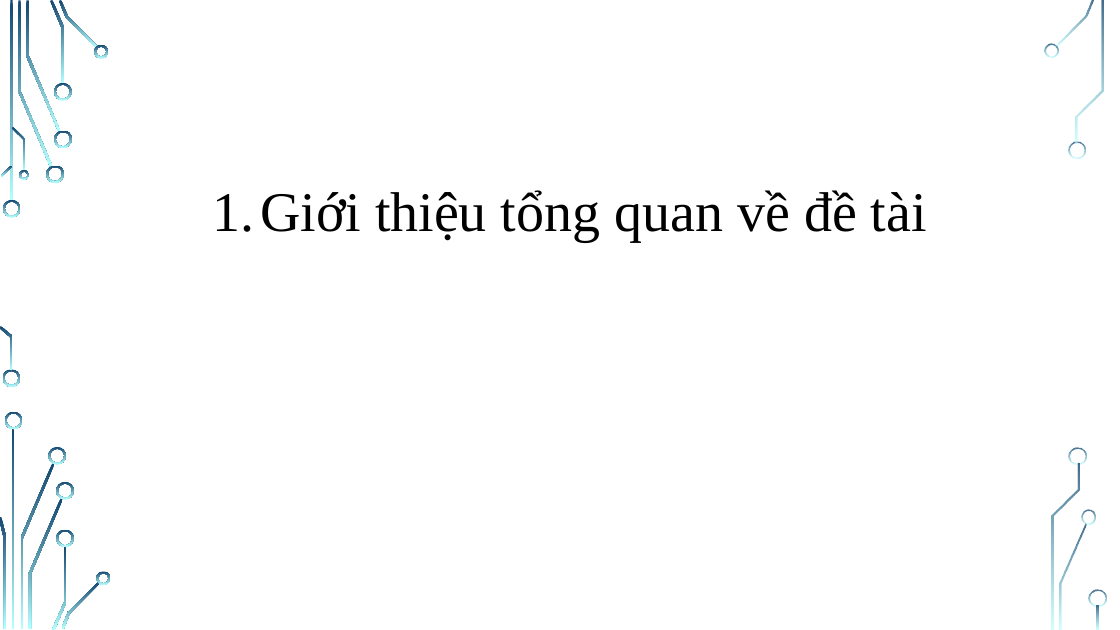
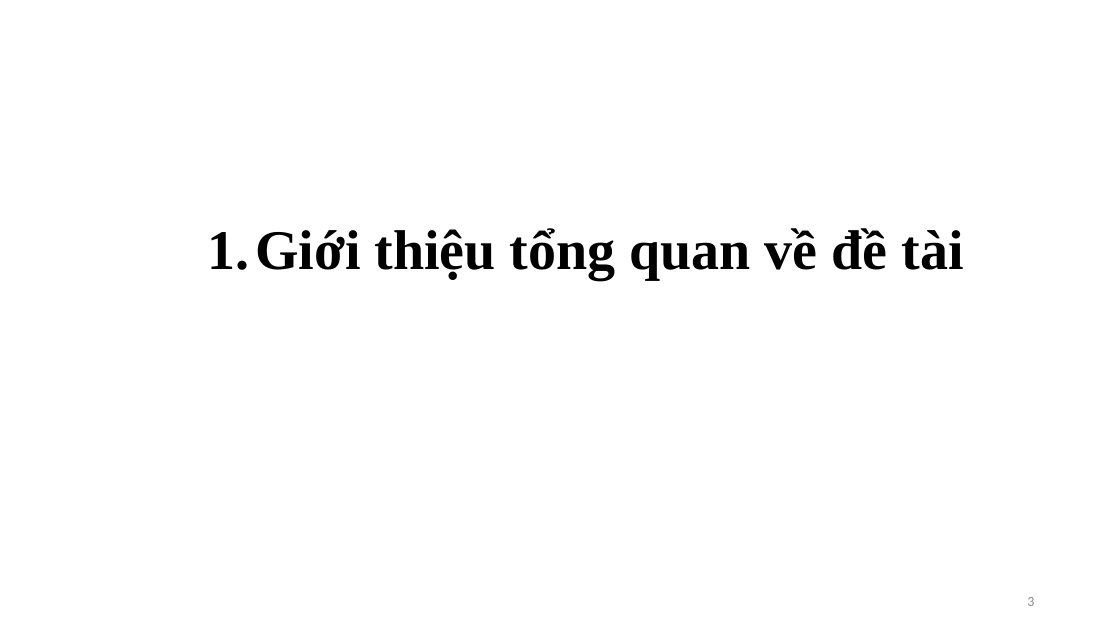
Before and after one commit to NguyenThiHao/DoAnTotNghiep, a slide deck: slide 3 of Documents/Slide do an tot nghiep.pptx. Drawn at 1120x630 pixels with LibreOffice and Linux fonts; fonts in the diff are those of the drawing; background and template pictures are left out. Boxes give left, top, right and bottom in pixels: in the first picture for what was removed or moved away, otherwise in the second. Text is boxed around its words. In the diff, an @@ line names an element or a change of style, - is before the commit and + after.

```diff
--- a/Documents/Slide do an tot nghiep.pptx
+++ b/Documents/Slide do an tot nghiep.pptx
@@ text "Giới thiệu tổng quan về ...": place and size @@
-text "Giới thiệu tổng quan về ..." at (213, 190, 927, 242)
+text "Giới thiệu tổng quan về ..." at (208, 228, 964, 280)
@@ text "Giới thiệu tổng quan về ..." at (208, 228, 964, 280): bold on @@
@@ page number added at (1027, 597, 1034, 606), 12 pt, text #8C8C8C @@
+3
@@ group removed at (0, 0, 1107, 630): 33 freeform shapes, 3 rectangles @@
```
Also in this commit, not shown: 18 other slides changed, 9 slides added, 2 slides removed, 25 other files.
